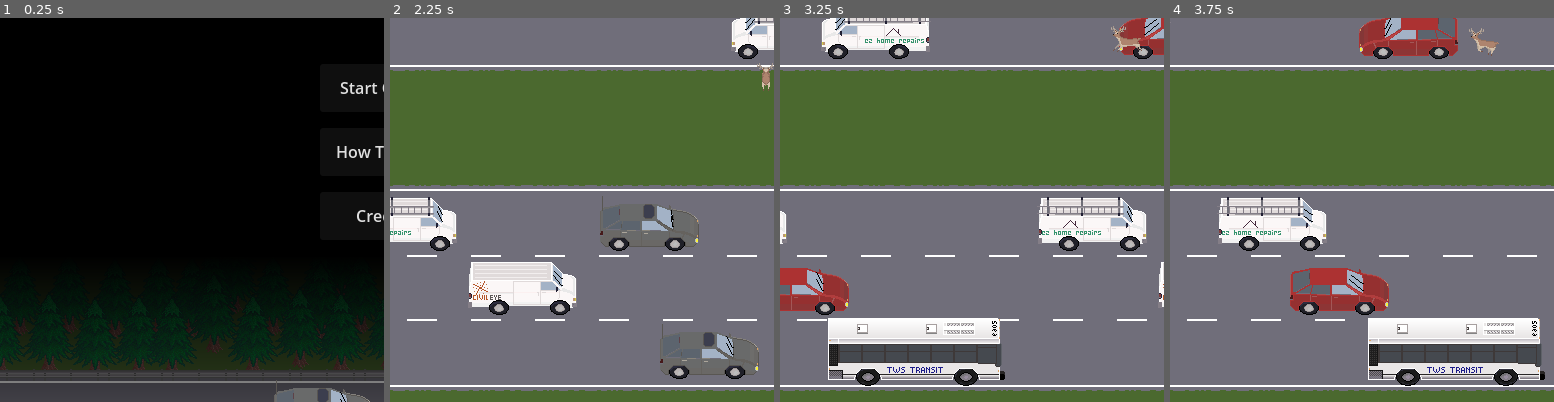
Above: before the commit, frames 1-4 (left to right).
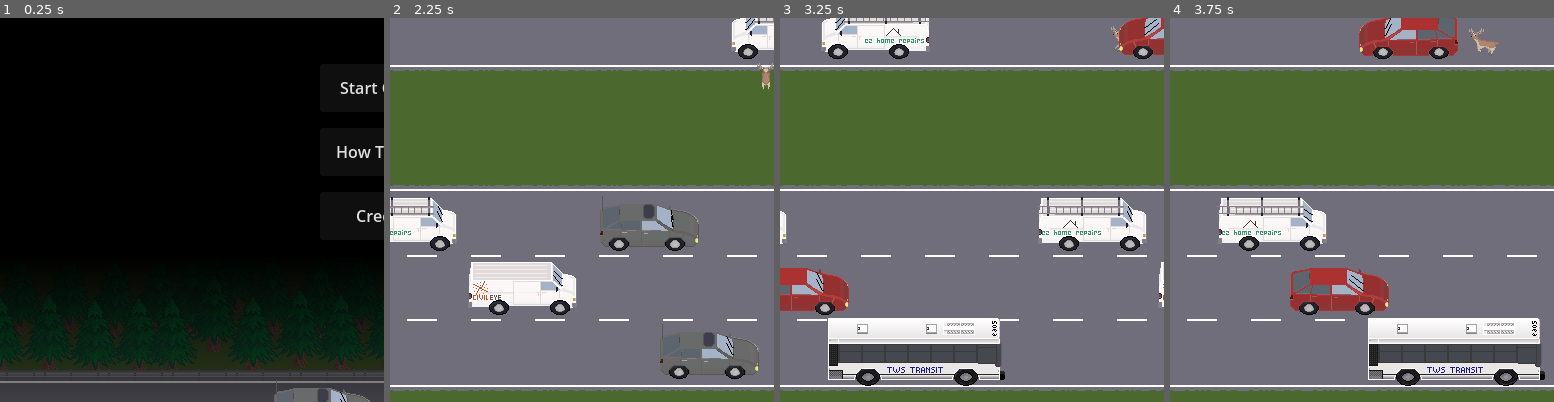
Above: after the commit, the same moments.

Repository: Pedro-T/deer-in-the-headlights
Game: Godot game, scene res://Main.tscn
Two runs of this game, one before a commit and one after it. Both use one fixed random seed, a clock stepped at 60 frames per second and the inputs below.
Inputs:
- Up to frame 1 (0.25 s): no input
- Up to frame 2 (2.25 s): click "Start Game" at 0.5 s; hold W (move_up) from 1.28 s (still down)
- Up to frame 3 (3.25 s): release W (move_up) at 2.78 s; hold A (move_left) from 2.78 s (still down)
- Up to frame 4 (3.75 s): keep holding A (move_left)
The pictures show only the part of the screen within x 0-50%, y 36-86%; the shares and areas given below are measured in that part.

Frames 1-2 are identical in both runs. In frame 3, 0.1% of the frame differs, in the area x 88-95%, y 2-9%; in frame 4, nothing differs.

Commit message:
move player to draw under vehicles if not hit

Diff:
--- a/deer-in-the-headlights/Main.tscn
+++ b/deer-in-the-headlights/Main.tscn
@@ -214,6 +214,11 @@
 position = Vector2(602, 0)
 shape = SubResource("RectangleShape2D_fos0i")
 
+[node name="PlayerContainer" type="Node" parent="Stage"]
+
+[node name="Player" parent="Stage/PlayerContainer" instance=ExtResource("3_r0du0")]
+position = Vector2(24, 32)
+
 [node name="VehicleContainer" type="Node" parent="Stage"]
 
 [node name="VehicleSpawnController" parent="Stage/VehicleContainer" instance=ExtResource("6_trn2v")]
@@ -246,11 +251,6 @@
 
 [node name="VehicleGutterE" parent="Stage/VehicleContainer/Gutters" instance=ExtResource("6_lgr22")]
 position = Vector2(952, 544)
-
-[node name="PlayerContainer" type="Node" parent="Stage"]
-
-[node name="Player" parent="Stage/PlayerContainer" instance=ExtResource("3_r0du0")]
-position = Vector2(24, 32)
 
 [node name="ForegroundRenderOver" type="TileMapLayer" parent="Stage"]
 
